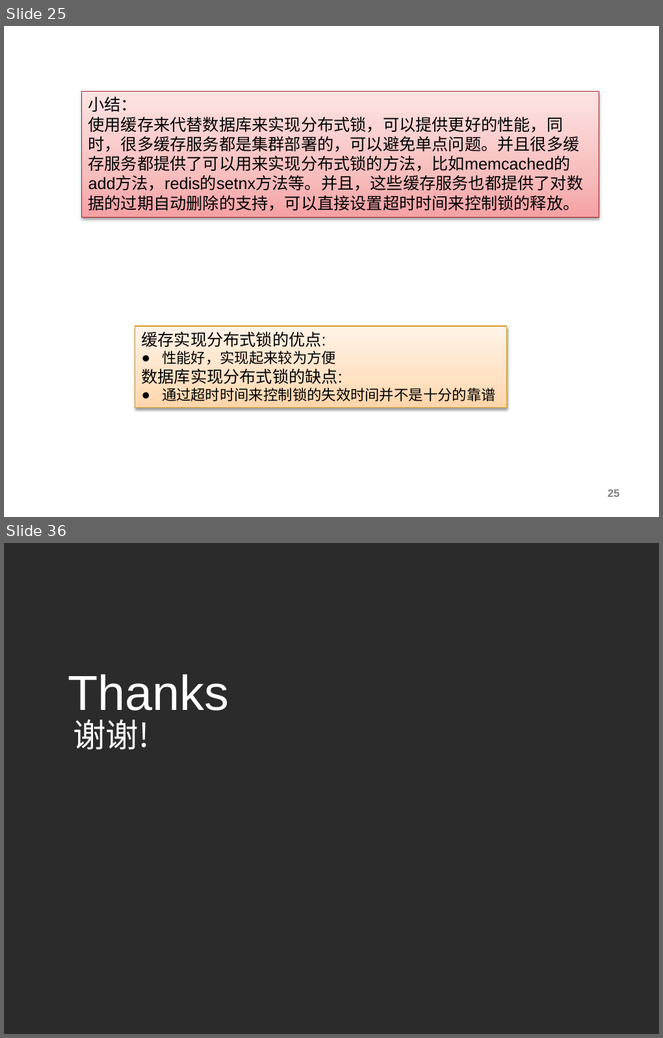
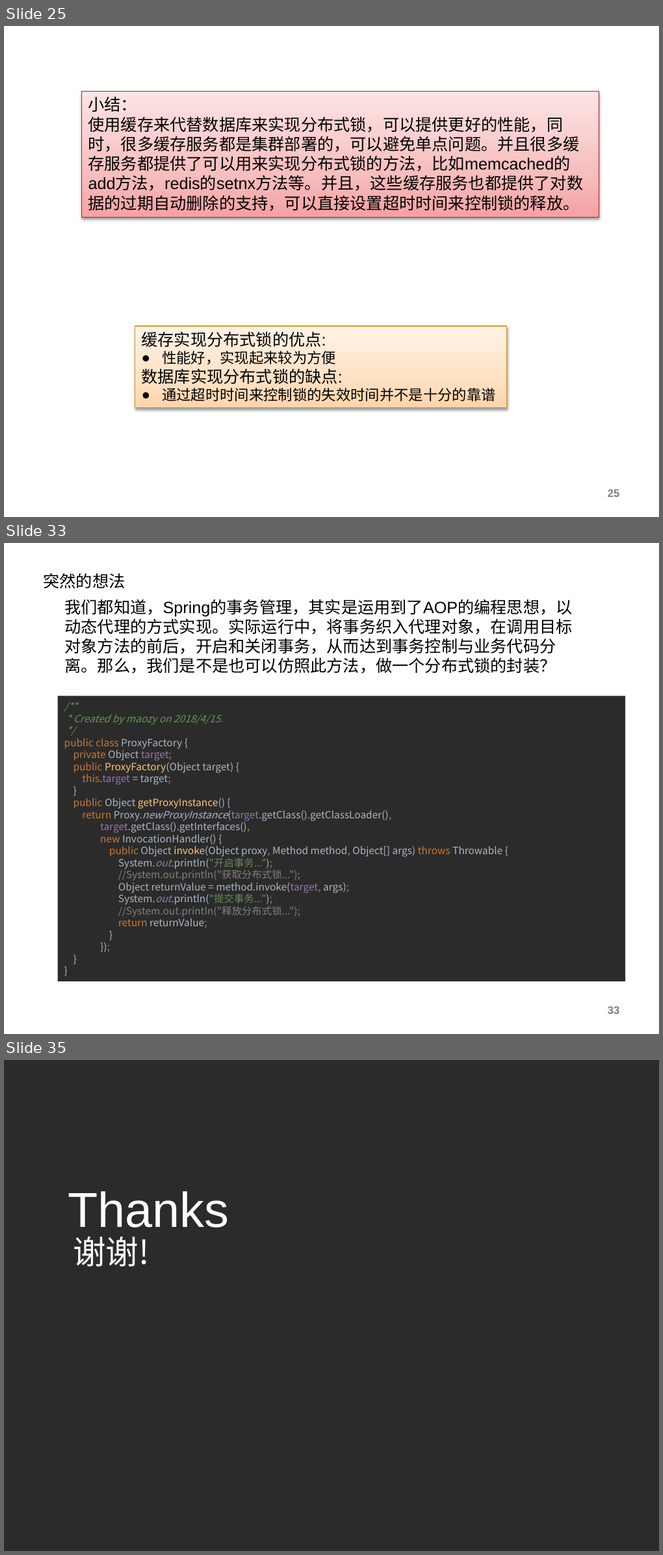
Before and after one commit to charlesmao/document, a slide deck: 分布式锁的三种实现方式-20180419.pptx. Shown one above the other, each under a label of ours: slides 25 and 36 before the commit, slides 25, 33 and 35 after it; the slides between them are not shown. The pictures are 663x1038 and 663x1555 pixels, drawn with LibreOffice and Linux fonts; fonts in the diff are those of the drawing; background and template pictures are left out; a plain dark background stands for a picture behind light text. Boxes give left, top, right and bottom in pixels: in the first picture for what was removed or moved away, otherwise in the second. Text is boxed around its words. In the diff, an @@ line names an element or a change of style, - is before the commit and + after.

```diff
--- a/分布式锁的三种实现方式-20180419.pptx
+++ b/分布式锁的三种实现方式-20180419.pptx
@@ slide 33 added at <box>4,543,659,1034</box>, background #FFFFFF @@
@@ title added at <box>43,573,125,589</box>, 18 pt, text #000000 @@
+突然的想法
@@ text added at <box>64,599,572,674</box>, 18 pt, text #000000 @@
+我们都知道，Spring的事务管理，其实是运用到了AOP的编程思想，以动态代理的方式实现。实际运行中，将事务织入代理对象，在调用目标对象方法的前后，开启和关闭事务，从而达到事务控制与业务代码分离。那么，我们是不是也可以仿照此方法，做一个分布式锁的封装？
@@ rectangle added at <box>58,696,626,982</box>, fill #2B2B2B, 11 pt, text #A9B7C6 @@
+/**
+* Created by maozy on 2018/4/15.
+*/
+public class ProxyFactory {
+private Object target;
+public ProxyFactory(Object target) {
+this.target = target;
+}
+public Object getProxyInstance() {
+return Proxy.newProxyInstance(target.getClass().getClassLoader(),
+target.getClass().getInterfaces(),
+new InvocationHandler() {
+public Object invoke(Object proxy, Method method, Object[] args) throws Throwable {
+System.out.println("开启事务...");
+//System.out.println("获取分布式锁...");
+Object returnValue = method.invoke(target, args);
+System.out.println("提交事务...");
+//System.out.println("释放分布式锁...");
+return returnValue;
+}
+});
+}
+}
@@ page number added at <box>608,1006,620,1014</box>, 12 pt, text #808080, bold @@
+33
@@ what was slide 36 is now slide 35 @@
```
Also in this commit, not shown: 12 slides changed, 8 other slides added, 10 slides removed.
